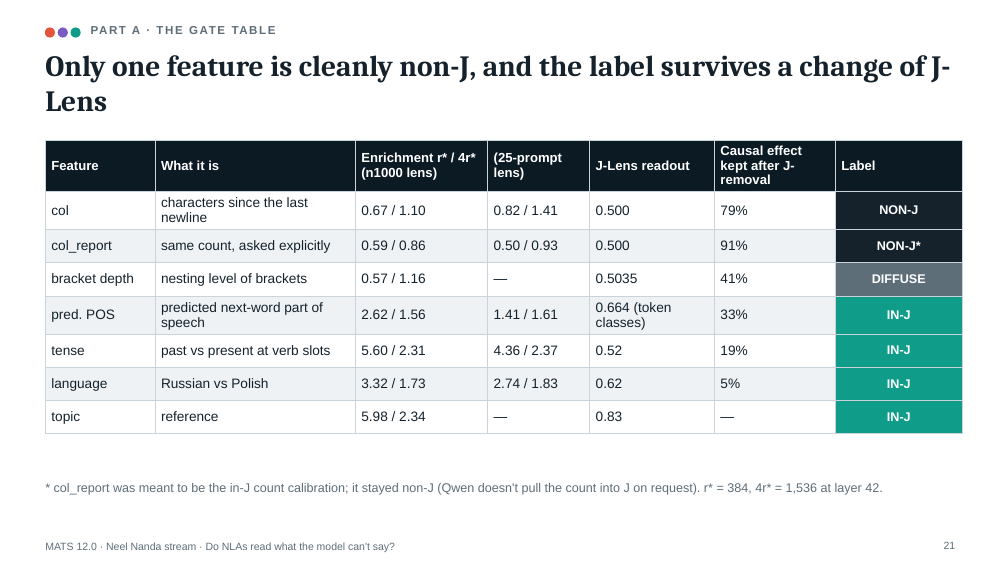
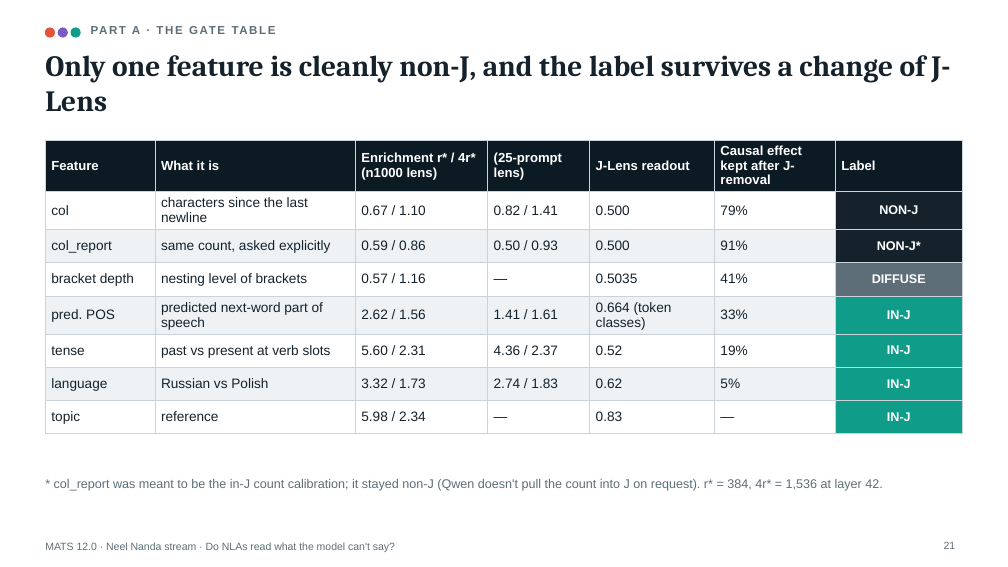
Before and after one commit to Jarus77/mats-nla-workspace, a slide deck: slide 21 of deck/mats_nla_workspace.pptx. Drawn at 1008x567 pixels with LibreOffice and Linux fonts; fonts in the diff are those of the drawing. Boxes give left, top, right and bottom in pixels: in the first picture for what was removed or moved away, otherwise in the second. Text is boxed around its words. In the diff, an @@ line names an element or a change of style, - is before the commit and + after.

```diff
--- a/deck/mats_nla_workspace.pptx
+++ b/deck/mats_nla_workspace.pptx
@@ text "* col_report was meant to ...": place and size @@
-text "* col_report was meant to ..." at [54, 483, 882, 495]
+text "* col_report was meant to ..." at [54, 479, 882, 491]
```
Also in this commit, not shown: 12 other slides changed, 2 slides added, 1 slide removed, 51 other files.
